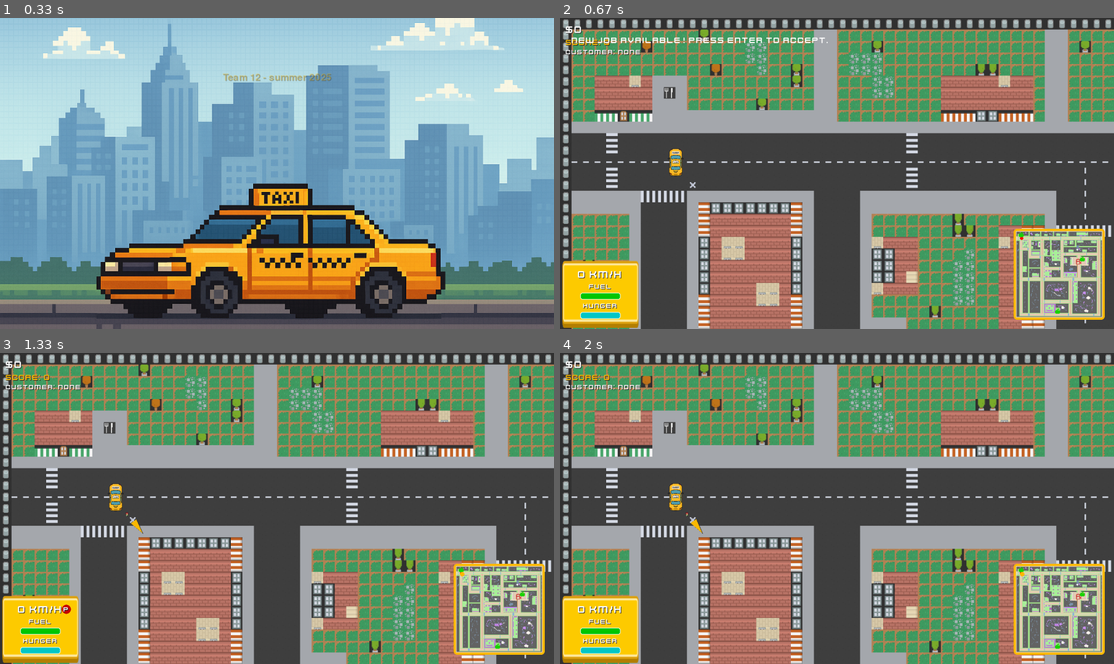
Above: before the commit, frames 1-4 (two rows, left to right).
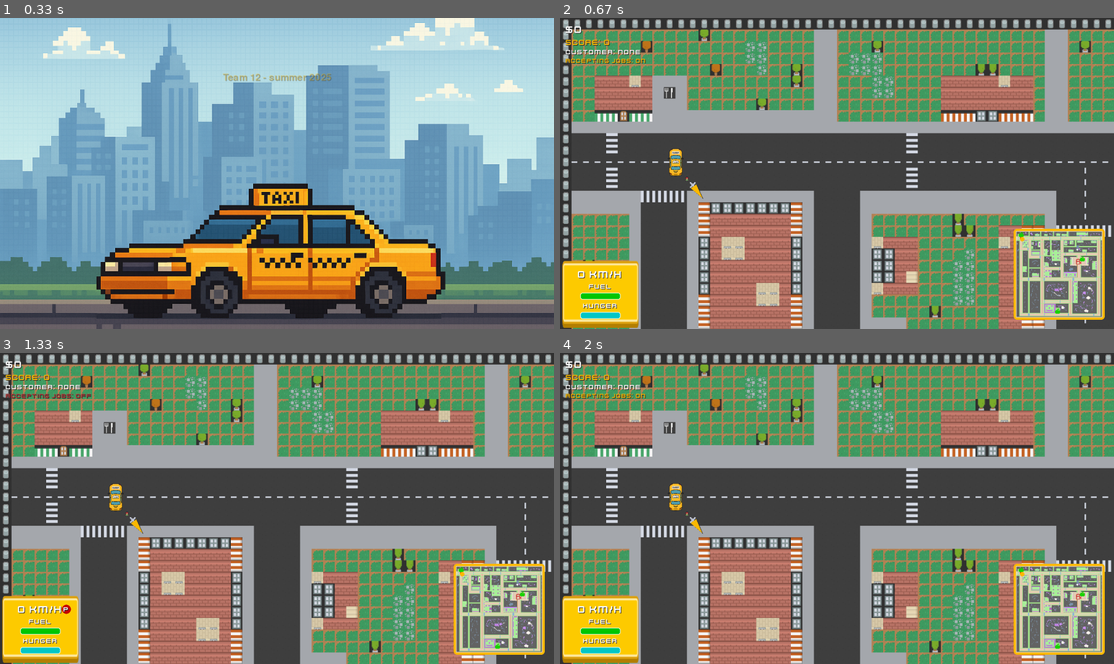
Above: after the commit, the same moments.

Repository: jirihos/UUN-Pygame-workshop
Game: pygame game, started from src/main.py
Same seed, same stepped clock (60 frames per second), same inputs: the game is played once before the commit and once after it.
Inputs (mouse positions are in pixels of both pictures, inside the frame that each line leads up to):
- Up to frame 1 (0.33 s): no input
- Up to frame 2 (0.67 s): click (837, 173) at 0.38 s
- Up to frame 3 (1.33 s): tap Enter at 0.67 s; tap Space at 1 s
- Up to frame 4 (2 s): tap Space at 1.33 s; hold Enter from 1.67 s (still down); hold D from 1.67 s (still down)

Frame 1 is identical in both runs. In frame 2, 0.7% of the frame differs, in the area x 1-84%, y 6-72%; in frame 3, 0.2%; in frame 4, 0.2%.

Commit message:
State Active ON and OFF

Diff:
--- a/src/scenes/game.py
+++ b/src/scenes/game.py
@@ -49,6 +49,7 @@
         self.passenger_group = pygame.sprite.Group()
         self.passenger_sprite = None
         self.passenger_visible = False
+        self.accepting_jobs = True  # Whether new jobs are generated automatically
 
         base_path = os.path.dirname(os.path.dirname(__file__))
 
@@ -166,7 +167,9 @@
 
         # Randomly select two different pickup locations for pickup and delivery
         locs = random.sample(self.pickup_tile_locations, 2)
-        self.pending_job = Job(locs[0], locs[1])
+        self.current_job = Job(locs[0], locs[1])
+        self.job_state = "pickup"
+        self.pending_job = None
         print(f"[JOB] New job created: {locs}")
 
         """print("Job State:", self.job_state)
@@ -265,11 +268,13 @@
                     self.main.current_scene = MainMenu(self.main, skip_intro=True)
                 elif event.key == pygame.K_l:
                     self.show_fps = not self.show_fps
-                elif event.key == pygame.K_RETURN and self.pending_job:
-                    self.current_job = self.pending_job
-                    self.job_state = "pickup"
-                    self.pending_job = None
-                    print("[JOB] Accepted new job.")
+                elif event.key == pygame.K_RETURN:
+                    # Only toggle accepting_jobs on ENTER
+                    self.accepting_jobs = not self.accepting_jobs
+                    print(f"[JOB] Accepting jobs: {self.accepting_jobs}")
+                    # If switched ON and no job, generate new job
+                    if self.accepting_jobs and not self.current_job and not self.pending_job:
+                        self.new_job()
 
         camera_x = max(0, min(self.car.pos.x - self.main.WIDTH // 2, self.MAP_WIDTH - self.main.WIDTH))
         camera_y = max(0, min(self.car.pos.y - self.main.HEIGHT // 2, self.MAP_HEIGHT - self.main.HEIGHT))
@@ -313,7 +318,9 @@
                     # Clean up job
                     self.passenger_manager.remove_passenger()
                     self.job_state = None
-                    self.new_job()
+                    self.current_job = None
+                    if self.accepting_jobs:
+                        self.new_job()
 
 
         # === Passenger Spawning via PassengerManager ===
@@ -642,9 +649,9 @@
                     # Then draw the red arrow
                     pygame.draw.polygon(screen, (220, 40, 40), points)
 
-        if self.pending_job:
+        # if self.pending_job:
             # Show notification for new job
-            self._draw_text("New Job Available! Press ENTER to accept.", 40, 60, (255, 255, 255), size=30)
+            # self._draw_text("New Job Available! Press ENTER to accept.", 40, 60, (255, 255, 255), size=30)
 
         self.passenger_manager.update(dt)
         self.passenger_manager.draw(screen, camera_x, camera_y)
@@ -808,6 +815,17 @@
         self.main.screen.blit(cust_shadow, (cust_x + 2, cust_y + 2))
         self.main.screen.blit(cust_surface, (cust_x, cust_y))
 
+        # === Display Accepting Jobs Status ===
+        jobs_status = "Accepting jobs: ON" if self.accepting_jobs else "Accepting jobs: OFF"
+        jobs_color = (252, 186, 3) if self.accepting_jobs else (180, 60, 60)
+        font_jobs = pygame.font.Font(self.font_path, 22)
+        jobs_surface = font_jobs.render(jobs_status, True, jobs_color)
+        jobs_shadow = font_jobs.render(jobs_status, True, (40, 40, 40))
+        jobs_x = 20
+        jobs_y = cust_y + cust_surface.get_height() + 4
+        self.main.screen.blit(jobs_shadow, (jobs_x + 2, jobs_y + 2))
+        self.main.screen.blit(jobs_surface, (jobs_x, jobs_y))
+
         # === Floating Money Animation ===
         for anim in self.cash_animations[:]:
             font_float = pygame.font.Font(self.font_path, 28)
